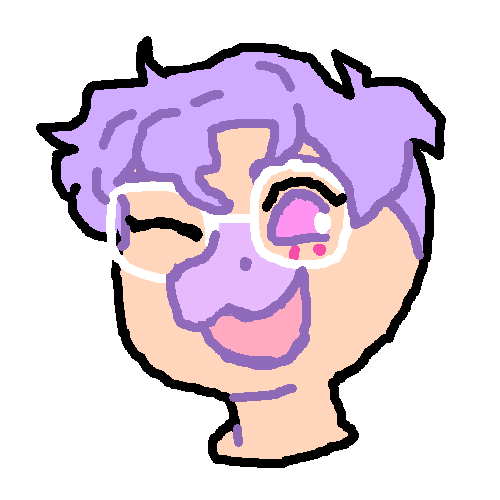
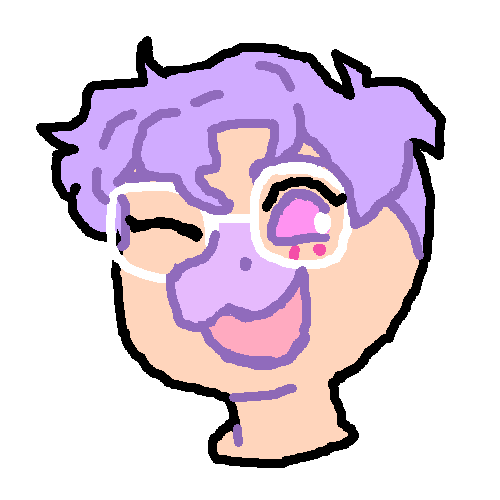
Layered file, before and after one edit (500 x 500). Changes by layer:
painted on "Background" over [276, 159, 321, 178]
